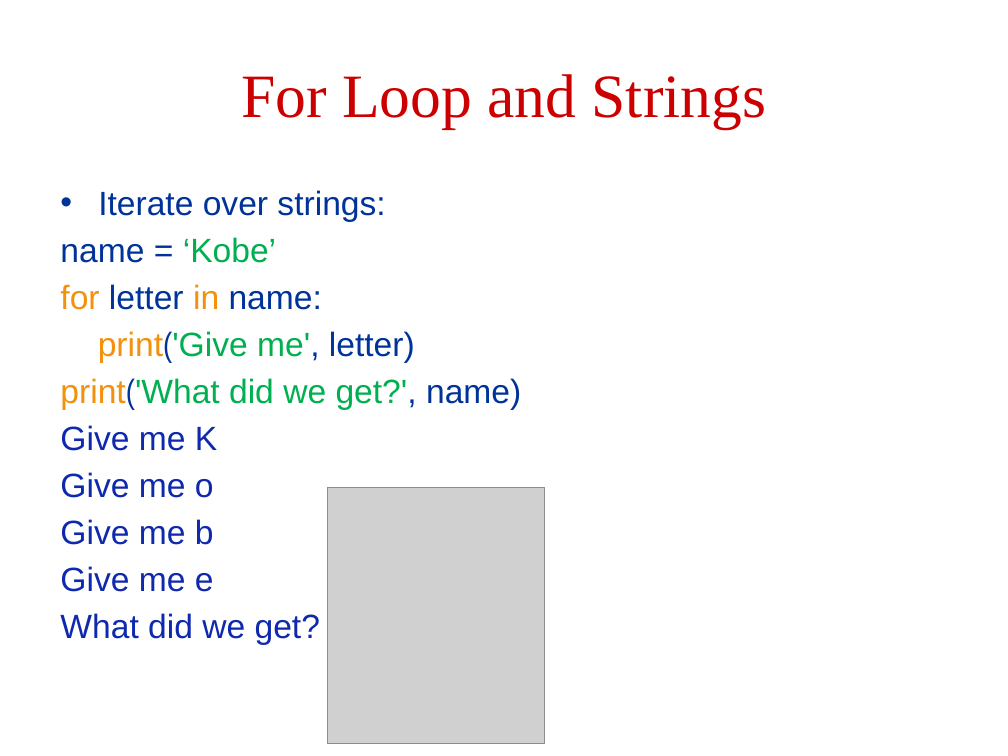
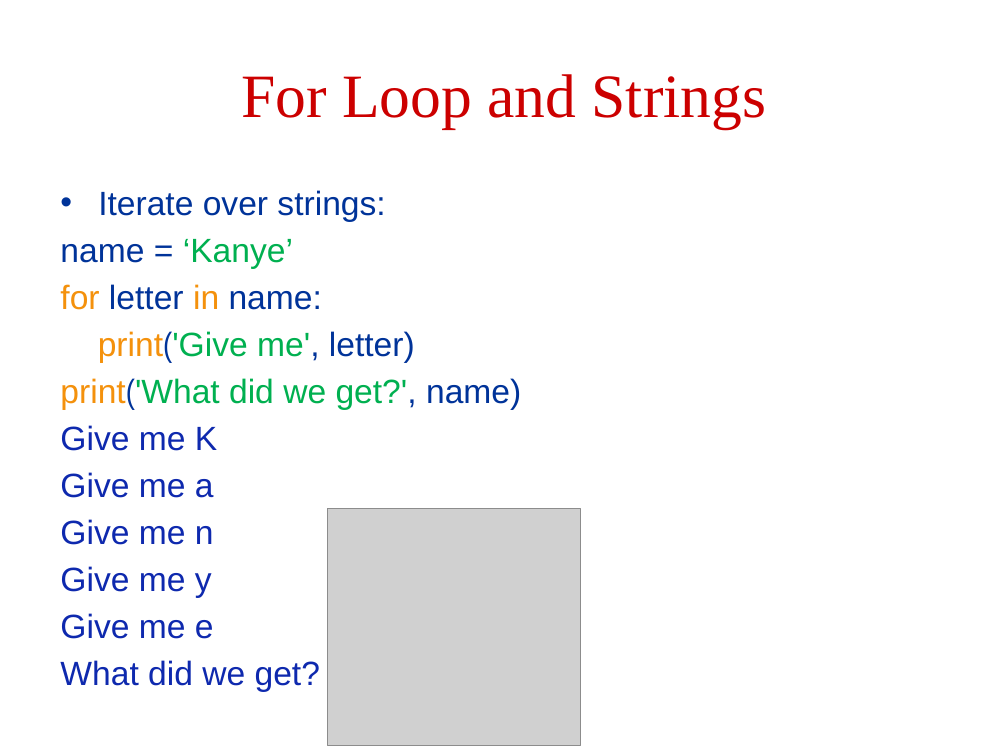
Before and after one commit to robintux/gip, a slide deck: slide 17 of Sessions/2/gip2.pptx. Drawn at 1008x756 pixels with LibreOffice and Linux fonts; fonts in the diff are those of the drawing; grey boxes stand for pictures. Boxes give left, top, right and bottom in pixels: in the first picture for what was removed or moved away, otherwise in the second. Text is boxed around its words. In the diff, an @@ line names an element or a change of style, - is before the commit and + after.

```diff
--- a/Sessions/2/gip2.pptx
+++ b/Sessions/2/gip2.pptx
@@ text at bbox=[60, 239, 293, 269]: text changed @@
-name = ‘Kobe’
+name = ‘Kanye’
@@ text at bbox=[60, 472, 214, 598]: text changed @@
-Give me o
-Give me b
+Give me a
+Give me n
+Give me y
@@ picture: place and size @@
-picture at bbox=[328, 487, 545, 743]
+picture at bbox=[328, 508, 581, 745]
@@ text at bbox=[60, 660, 320, 692]: text changed @@
-What did we get? Kobe
+What did we get? Kanye
```
Also in this commit, not shown: 11 other slides changed, 4 slides removed.
